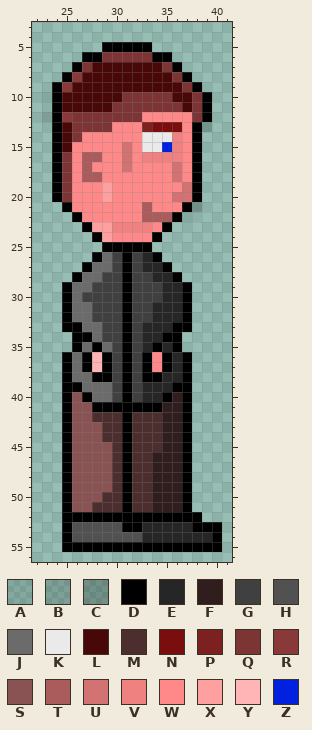
Pixel-art sprite: Images/PlayerRight.png. The first picture shows the starting point.
The file is 64x64 pixels. Pixels under 10% opacity are left out. Colours within 5 levels of each other are drawn and written as one. Shown: x 22..41, y 3..56.
Palette (. is transparent): A #0000001e  B #0000002a  C #0000003e  D #000000  E #262626  F #301d1d  G #404040  H #515151  J #6b6b6b  K #eaeaea  L #490808  M #4c2e2e  N #7a0e0e  P #7c2020  Q #7c3434  R #893939  S #895353  T #aa5c5c  U #d37272  V #ef8181  W #ff8989  X #ffa0a0  Y #ffb5b5  Z #0021e0
Now the later version:
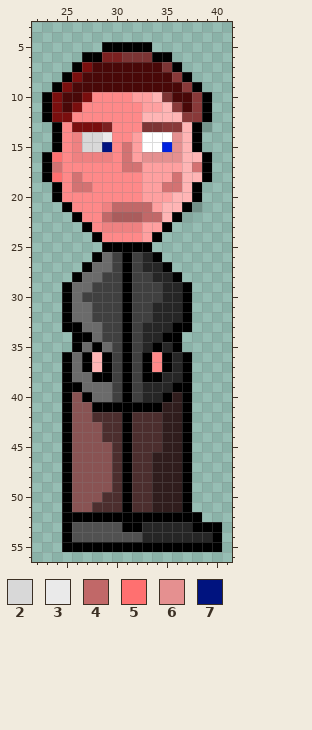
Colours new in this view: 2 #d8d8d8  3 #eaeaea  4 #c16868  5 #ff7070  6 #e59090  7 #00137f
The edit:
@@ palette @@
-K #eaeaea
+K #ffffff
@@ x 22..41 @@
  5 .......DDDDD........
- 6 .....DDQQQQQDD......
- 7 ....DQLLLLLLLQD.....
- 8 ...DRLLLLLLLLLQD....
- 9 ..DRLLLLLLLLLLLQD...
-10 .ADLLLLLLQQQQQLLQD..
-11 ..DLLLLLQQQQQQQLQD..
-12 .BDRQQQQQQQWWWWWQD..
-13 ..DLQQQQWWWPNNNWDB..
-14 ..DLQWWWWWWKKKVWD...
-15 ..DLWWWWWUWKKZVWD...
-16 ..DQWTTWWUWVVVVWD...
-17 ..DQWTWWWUWWWWUWD...
-18 ..DQWTTWWWWWWWUWD...
-19 ..DQWWWXWWWWWWWUD...
-20 ..DQWWWXWWWWWWUUD...
-21 ...DWWWWWWWTWWWDC...
-22 ....DWWWWWWTTTDA....
-23 .....DXXVVVVWD......
-24 ......DXWWWWD.......
+ 6 .....DDPPQQQDD......
+ 7 ....DNLLLLLLLQD.....
+ 8 ...DNLLLLLLLLLRD....
+ 9 ..DNLLLLLLLLLLLRD...
+10 .DNLLNWWWWXXYQLLRD..
+11 .DNLNWWWWWWXXYRLRD..
+12 .DNNWWWWWWWYYYYRRD..
+13 ..DWNNNPWWWQQRRYDB..
+14 ..DWV223WWXKKK6YD...
+15 ..DWV227WUXKKZ6YD...
+16 .D5WVVVVWUX6666YYD..
+17 .DUWWWWWWUUXXXXYUD..
+18 .D5WUWWWWWWXXXUYYD..
+19 ..DWUUWWWWWXXUUYD...
+20 ..DWWWWWWWWXXXYYD...
+21 ...DWWWV4444XYYDC...
+22 ....DWW4TTT44YDA....
+23 .....DWVVVVXXD......
+24 ......DWWWWXD.......
 25 .......DDDDD........
Boxes around the changes in both pictures, in picture pixels (x1, y1, x2, y2):
changed: (42, 52, 212, 242)
